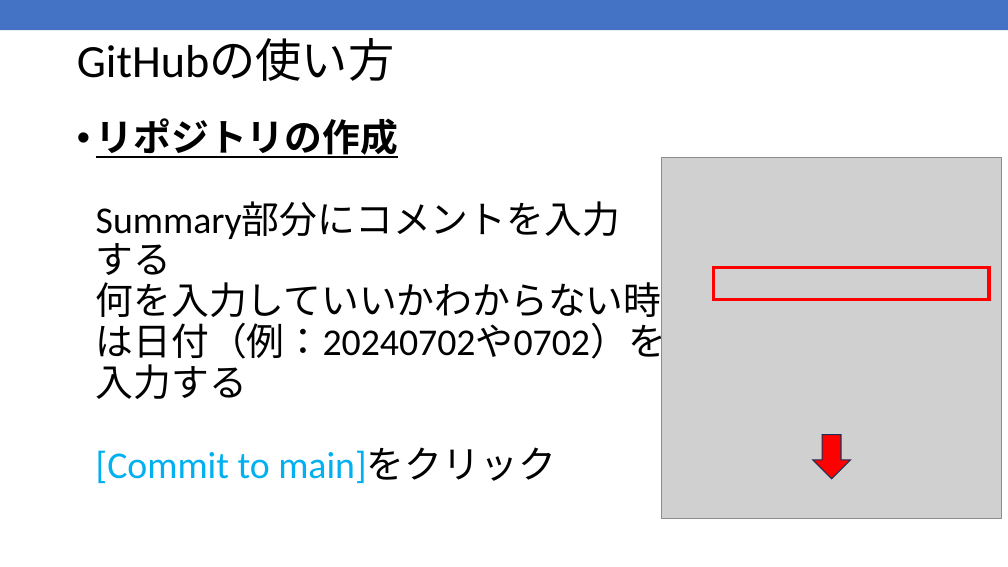
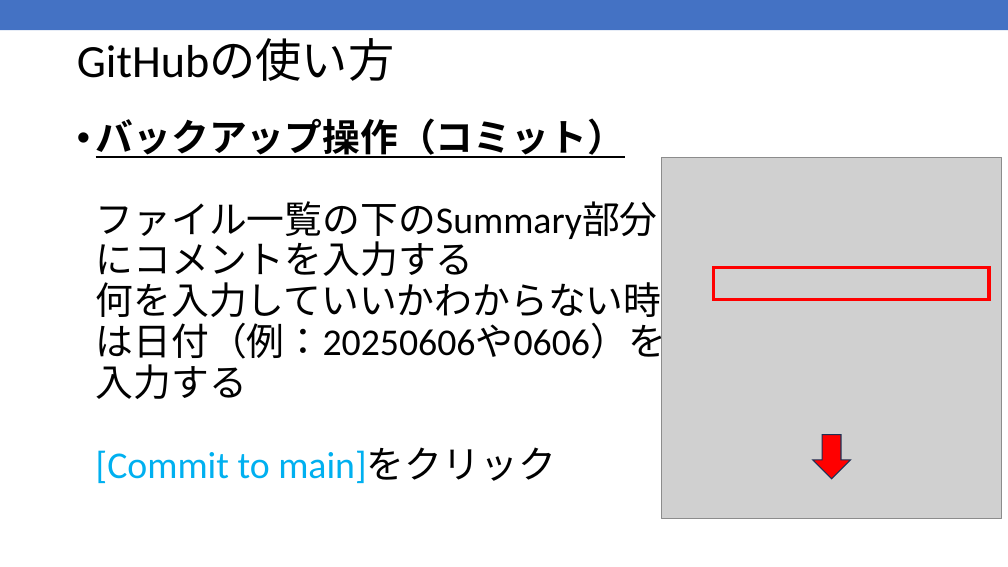
Before and after one commit to kic-murata/cpp2025, a slide deck: slide 50 of 授業資料/GitHub登録方法.pptx (slide 48 before the commit). Drawn at 1008x567 pixels with LibreOffice and Linux fonts; fonts in the diff are those of the drawing; grey boxes stand for pictures. Boxes give left, top, right and bottom in pixels: in the first picture for what was removed or moved away, otherwise in the second. Text is boxed around its words. In the diff, an @@ line names an element or a change of style, - is before the commit and + after.

```diff
--- a/授業資料/GitHub登録方法.pptx
+++ b/授業資料/GitHub登録方法.pptx
@@ text at [96,118,666,483]: text changed @@
-• リポジトリの作成
-  Summary部分にコメントを入力
-  する
-  何を入力していいかわからない時
-  は日付（例：20240702や0702）を
-  入力する
-  [Commit to main]をクリック
+• バックアップ操作（コミット）
+  ファイル一覧の下のSummary部分
+  にコメントを入力する
+  何を入力していいかわからない時
+  は日付（例：20250606や0606）を
+  入力する
+  [Commit to main]をクリック
```
Also in this commit, not shown: 24 other slides changed.
